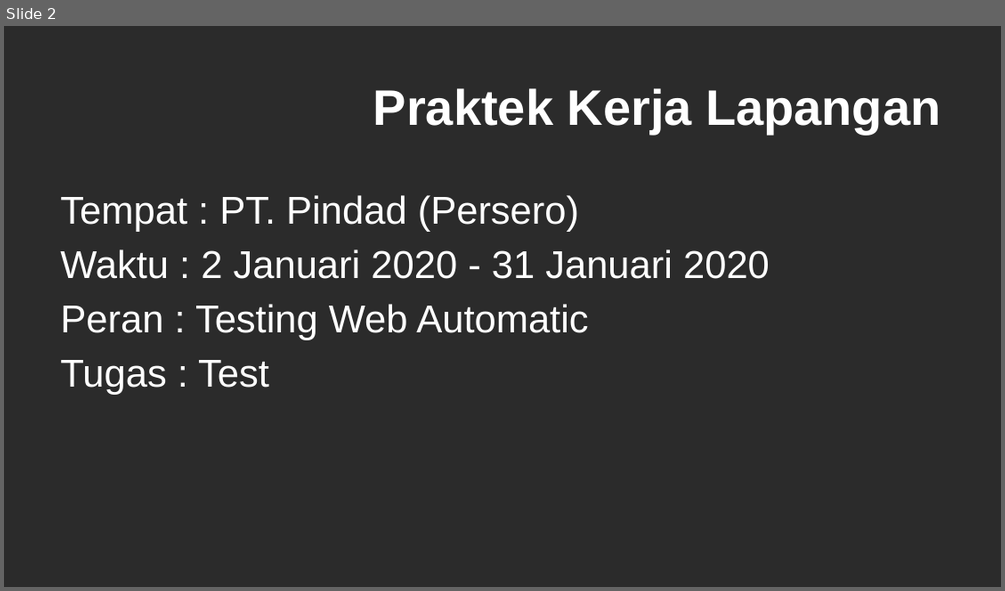
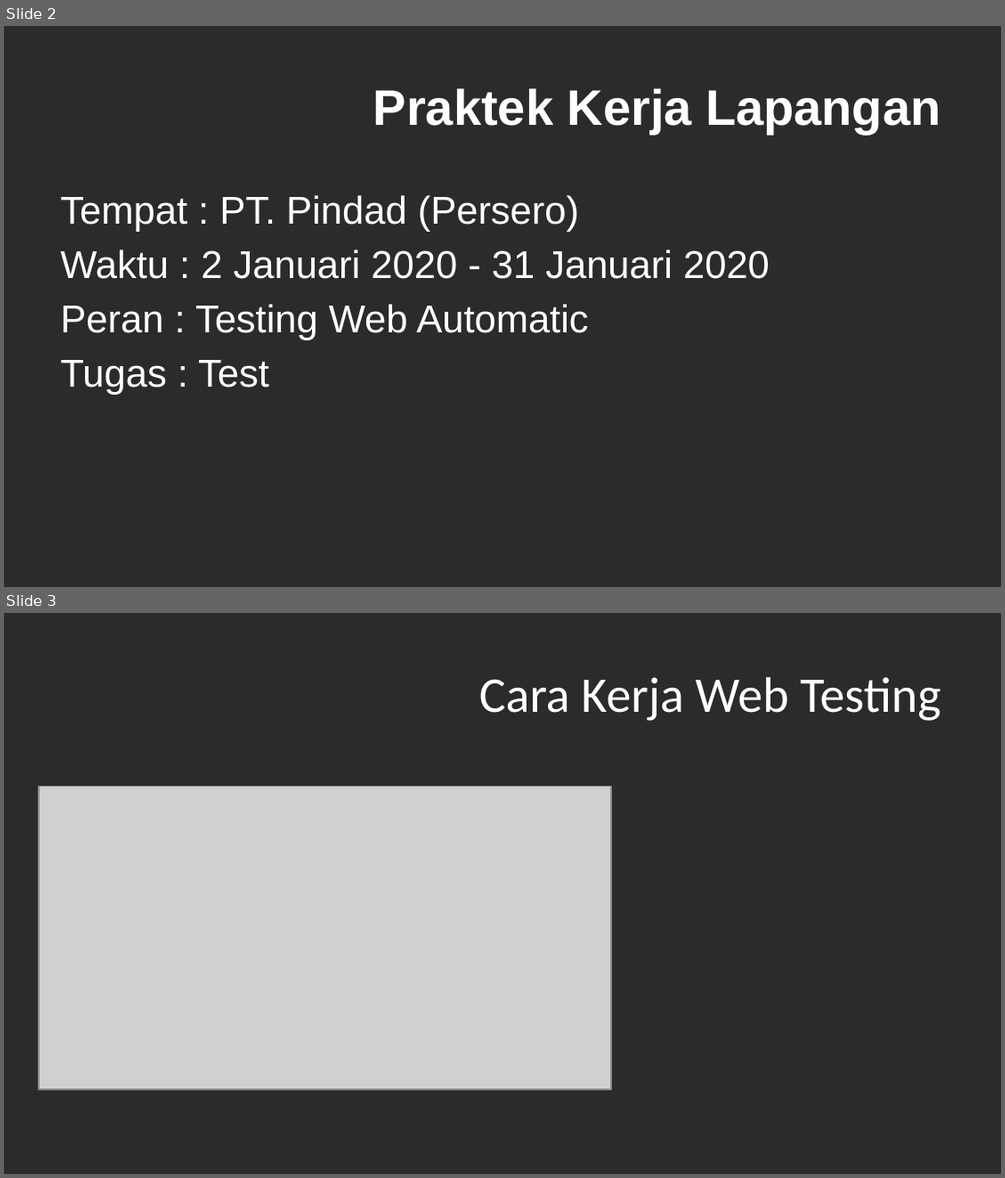
Before and after one commit to HidaYAtMus/pkl, a slide deck: Testing Web Menggunakan Nodejs.pptx. Shown one above the other, each under a label of ours: slide 2 before the commit, slides 2 and 3 after it. The pictures are 1005x591 and 1005x1178 pixels, drawn with LibreOffice and Linux fonts; fonts in the diff are those of the drawing; grey boxes stand for pictures; background and template pictures are left out; a plain dark background stands for a picture behind light text. Boxes give left, top, right and bottom in pixels: in the first picture for what was removed or moved away, otherwise in the second. Text is boxed around its words. In the diff, an @@ line names an element or a change of style, - is before the commit and + after.

```diff
--- a/Testing Web Menggunakan Nodejs.pptx
+++ b/Testing Web Menggunakan Nodejs.pptx
@@ slide 3 added at <box>4,613,1001,1174</box>, background picture (left out) @@
@@ title added at <box>479,677,940,721</box>, 36 pt, text #FFFFFF @@
+Cara Kerja Web Testing
@@ picture added at <box>39,786,611,1088</box> @@
```
Also in this commit, not shown: 1 slide changed, 2 other slides added, 1 slide removed.
